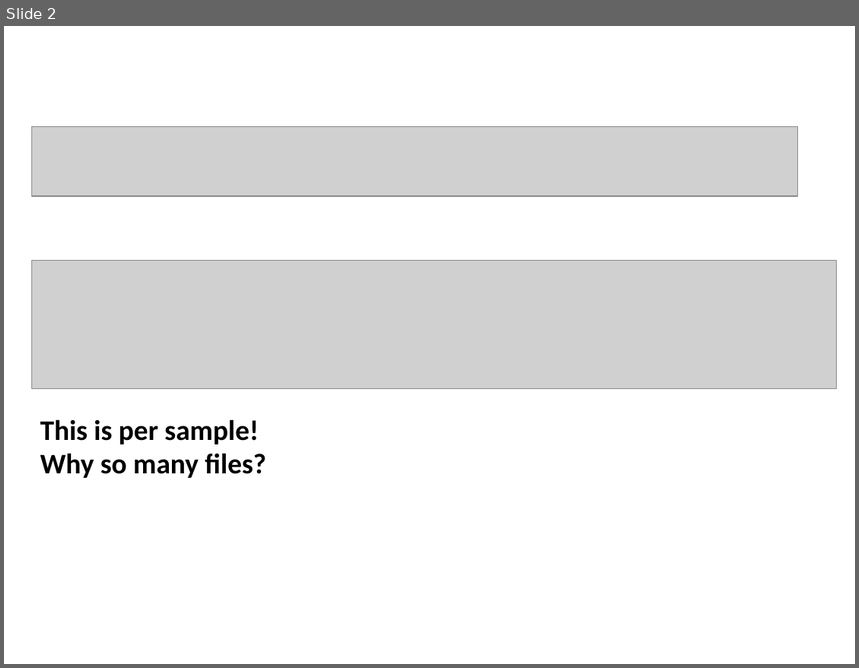
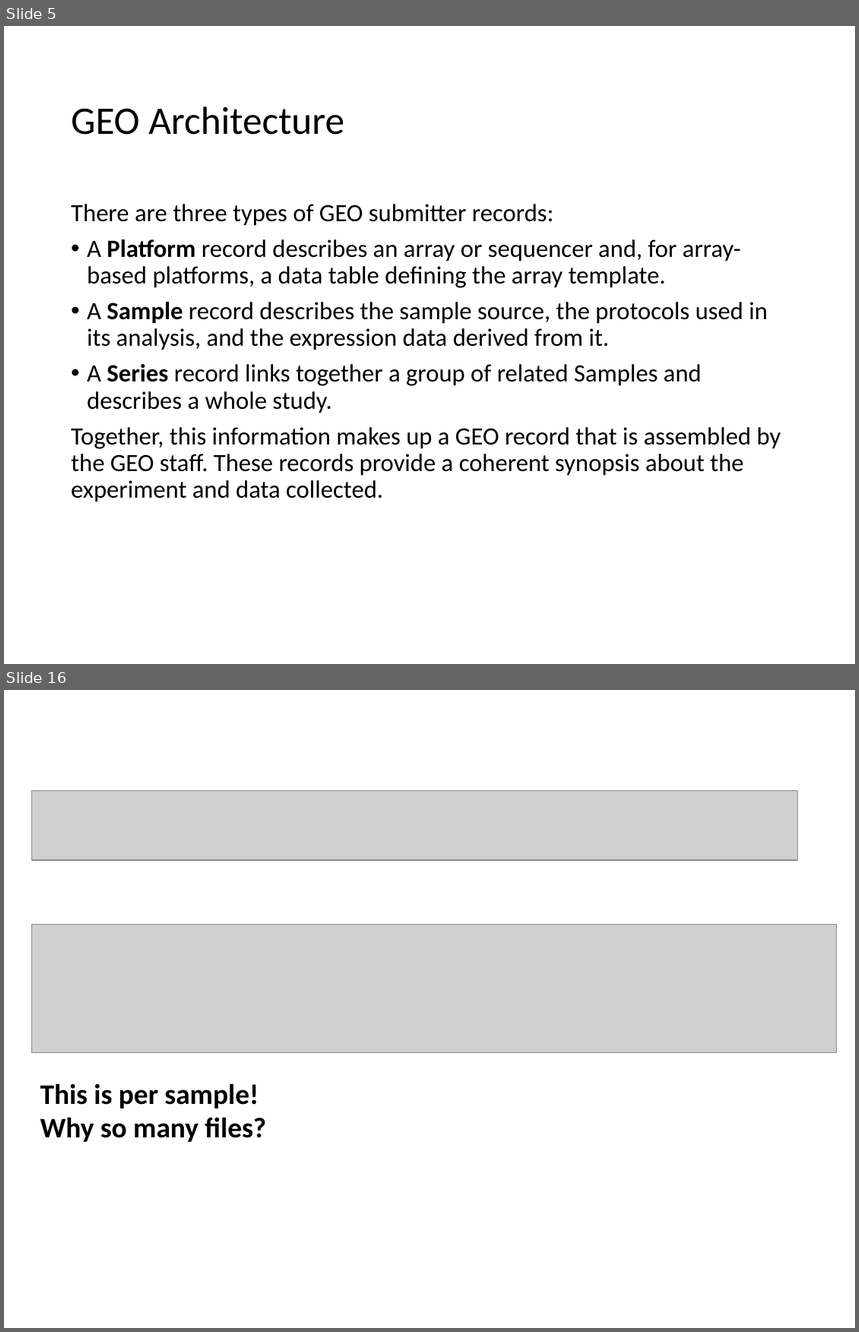
Before and after one commit to PRodriguez19/Intro-to-rnaseq, a slide deck: lectures/Lecture5-MMG232.pptx. Shown one above the other, each under a label of ours: slide 2 before the commit, slides 5 and 16 after it; the slides between them are not shown. The pictures are 859x668 and 859x1332 pixels, drawn with LibreOffice and Linux fonts; fonts in the diff are those of the drawing; grey boxes stand for pictures. Boxes give left, top, right and bottom in pixels: in the first picture for what was removed or moved away, otherwise in the second. Text is boxed around its words. In the diff, an @@ line names an element or a change of style, - is before the commit and + after.

```diff
--- a/lectures/Lecture5-MMG232.pptx
+++ b/lectures/Lecture5-MMG232.pptx
@@ slide 5 added at (4, 26, 855, 664), background #FFFFFF @@
@@ title added at (71, 107, 344, 135), 33 pt, text #000000 @@
+GEO Architecture
@@ text added at (71, 204, 781, 503), 21 pt, text #000000 @@
+There are three types of GEO submitter records:
+• A Platform record describes an array or sequencer and, for array-based platforms, a data table defining the array template.
+• A Sample record describes the sample source, the protocols used in its analysis, and the expression data derived from it.
+• A Series record links together a group of related Samples and describes a whole study.
+Together, this information makes up a GEO record that is assembled by the GEO staff. These records provide a coherent synopsis about the experiment and data collected.
@@ what was slide 2 is now slide 16 @@
```
Also in this commit, not shown: 12 slides changed, 13 other slides added, 2 other files.
